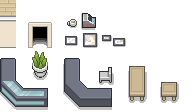
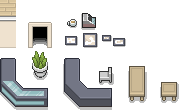
Layer changes from the first (192, 112) image to the second:
painted on "Wallpaper" over [0, 47, 16, 48]
